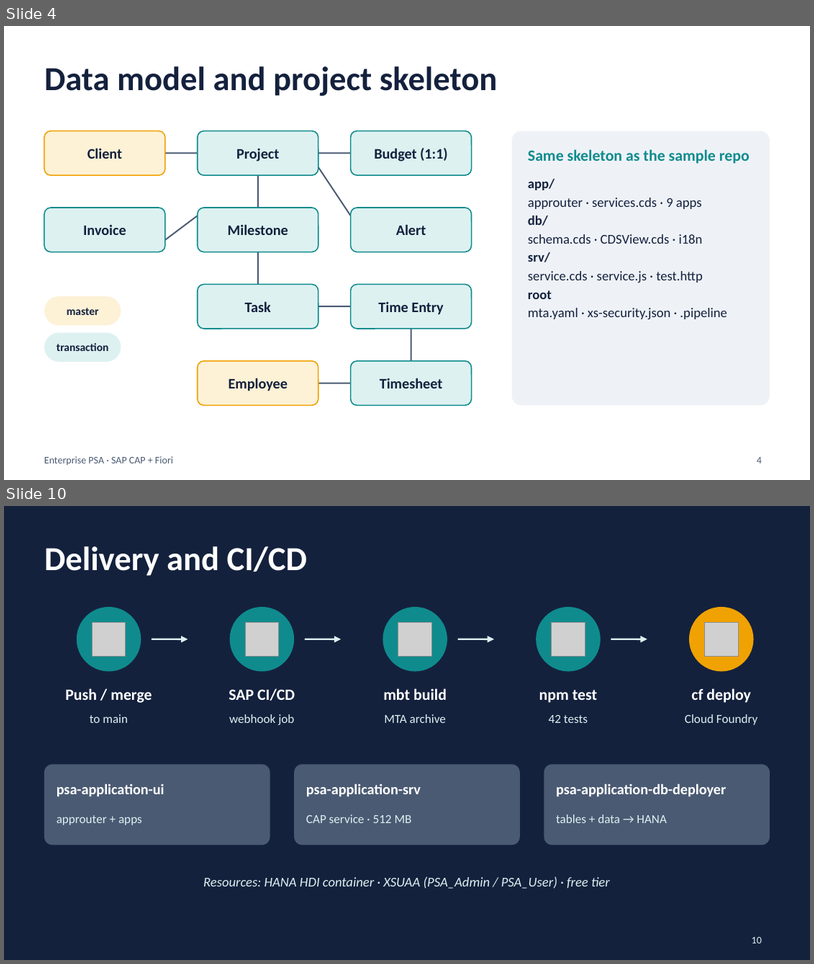
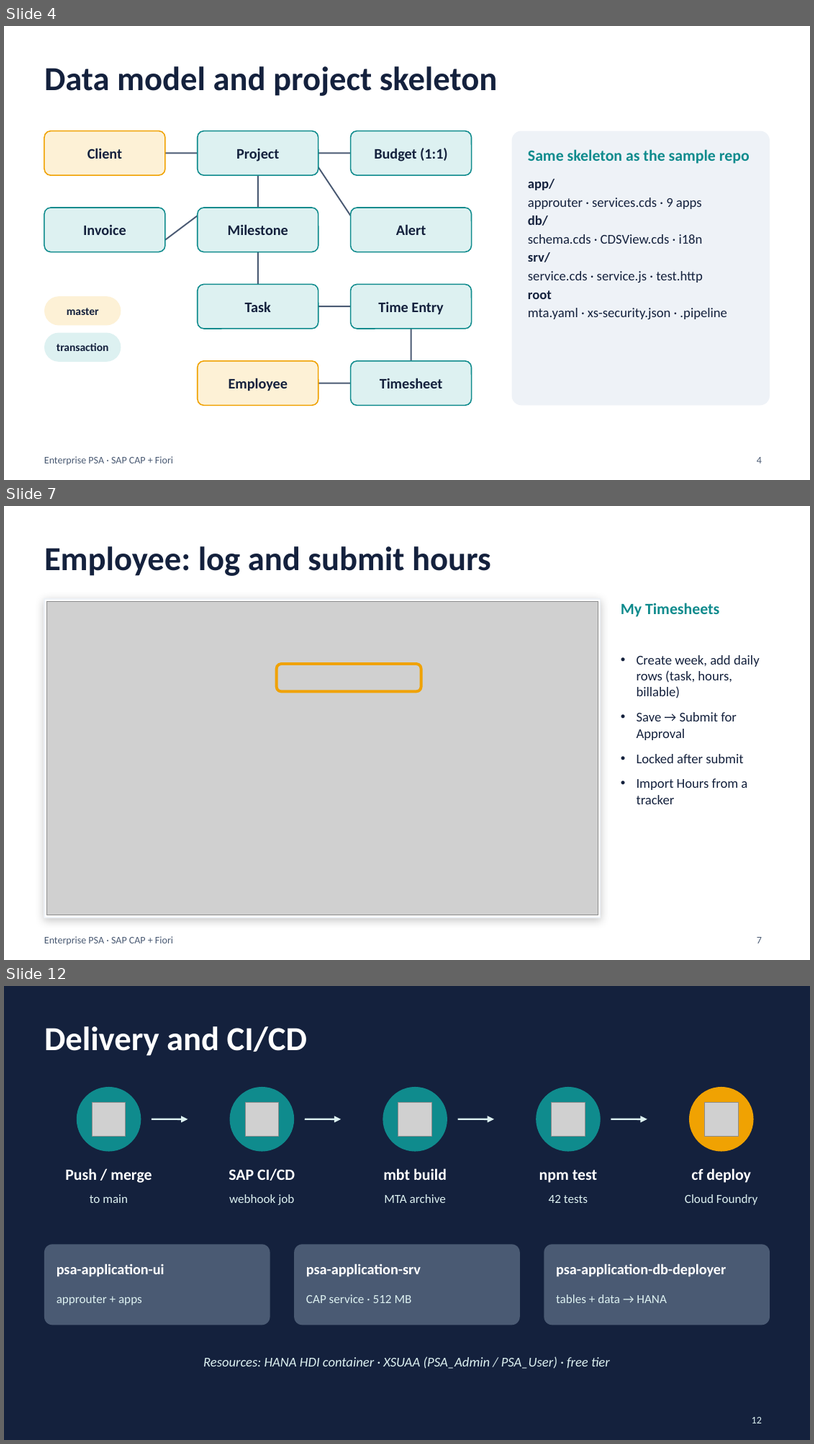
Before and after one commit to saurabh-1907/Saurabh-Pandey-SPRINT-EVALUATION, a slide deck: docs/PSA_Project_Overview.pptx. Shown one above the other, each under a label of ours: slides 4 and 10 before the commit, slides 4, 7 and 12 after it; the slides between them are not shown. The pictures are 814x964 and 814x1444 pixels, drawn with LibreOffice and Linux fonts; fonts in the diff are those of the drawing; grey boxes stand for pictures. Boxes give left, top, right and bottom in pixels: in the first picture for what was removed or moved away, otherwise in the second. Text is boxed around its words. In the diff, an @@ line names an element or a change of style, - is before the commit and + after.

```diff
--- a/docs/PSA_Project_Overview.pptx
+++ b/docs/PSA_Project_Overview.pptx
@@ slide 7 added at bbox=[4, 506, 810, 960], background #FFFFFF; not listed: 1 template element that a slide beside it also shows @@
@@ title added at bbox=[44, 546, 491, 576], 30 pt, text #14213D, bold @@
+Employee: log and submit hours
@@ rectangle added at bbox=[44, 599, 601, 917], fill #FFFFFF, outline #EEF2F7 1 pt @@
@@ picture added at bbox=[46, 601, 598, 915] @@
@@ text added at bbox=[621, 602, 720, 617], 14 pt, text #0F8B8D, bold @@
+My Timesheets
@@ text added at bbox=[637, 655, 760, 804], 12 pt, text #14213D @@
+• Create week, add daily rows (task, hours, billable)
+• Save → Submit for Approval
+• Locked after submit
+• Import Hours from a tracker
@@ rounded rectangle added at bbox=[277, 664, 421, 692], outline #F0A202 2.5 pt @@
@@ page number added at bbox=[757, 937, 762, 943], 9 pt, text #4A5A73 @@
+7
@@ what was slide 10 is now slide 12 @@
@@ page number at bbox=[752, 1417, 762, 1423]: text changed @@
-10
+12
```
Also in this commit, not shown: 5 slides changed, 2 other slides added, 1 slide removed, 1 other file.
